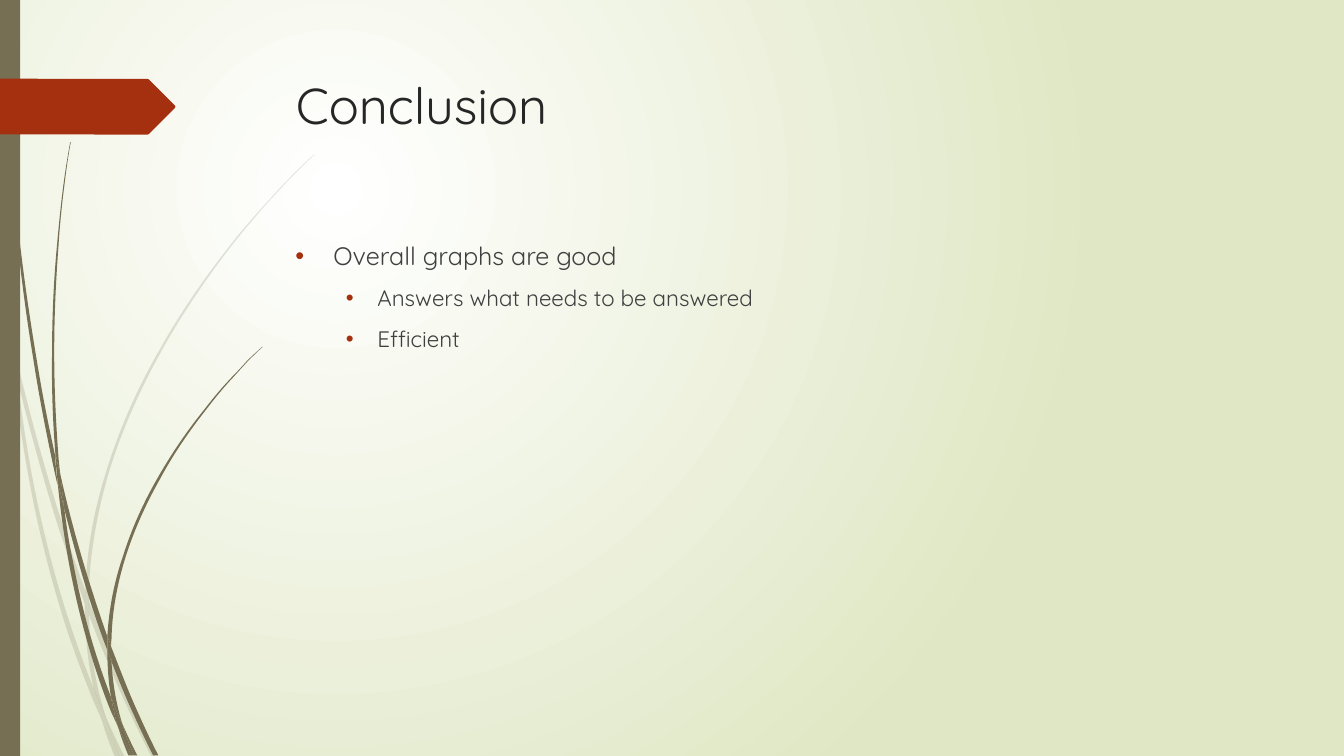
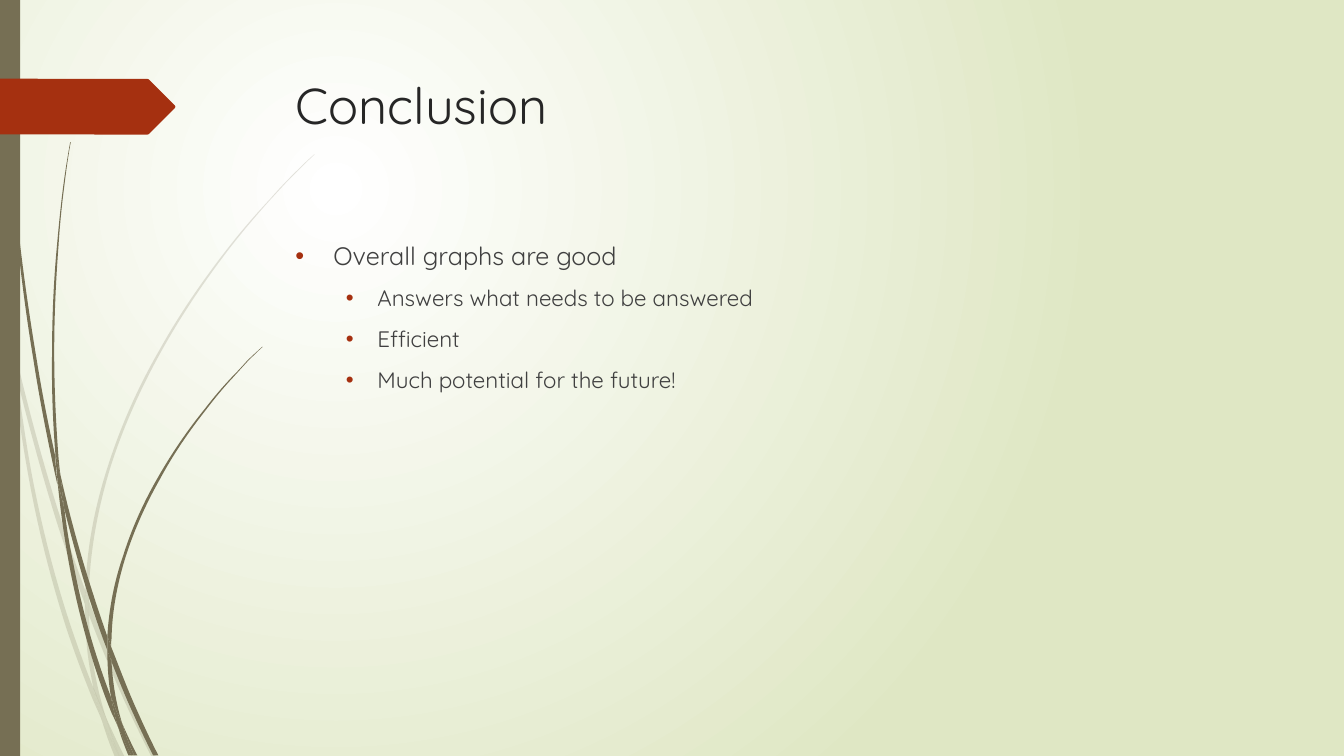
Before and after one commit to coltersnyder/CSCI598BFinalProject, a slide deck: slide 13 of FinalPresentation.pptx (slide 12 before the commit). Drawn at 1344x756 pixels with LibreOffice and Linux fonts; fonts in the diff are those of the drawing. Boxes give left, top, right and bottom in pixels: in the first picture for what was removed or moved away, otherwise in the second. Text is boxed around its words. In the diff, an @@ line names an element or a change of style, - is before the commit and + after.

```diff
--- a/FinalPresentation.pptx
+++ b/FinalPresentation.pptx
@@ text at box(377, 371, 676, 393): paragraph added @@
+  • Much potential for the future!
```
Also in this commit, not shown: 3 other slides changed, 3 slides added, 1 slide removed.
